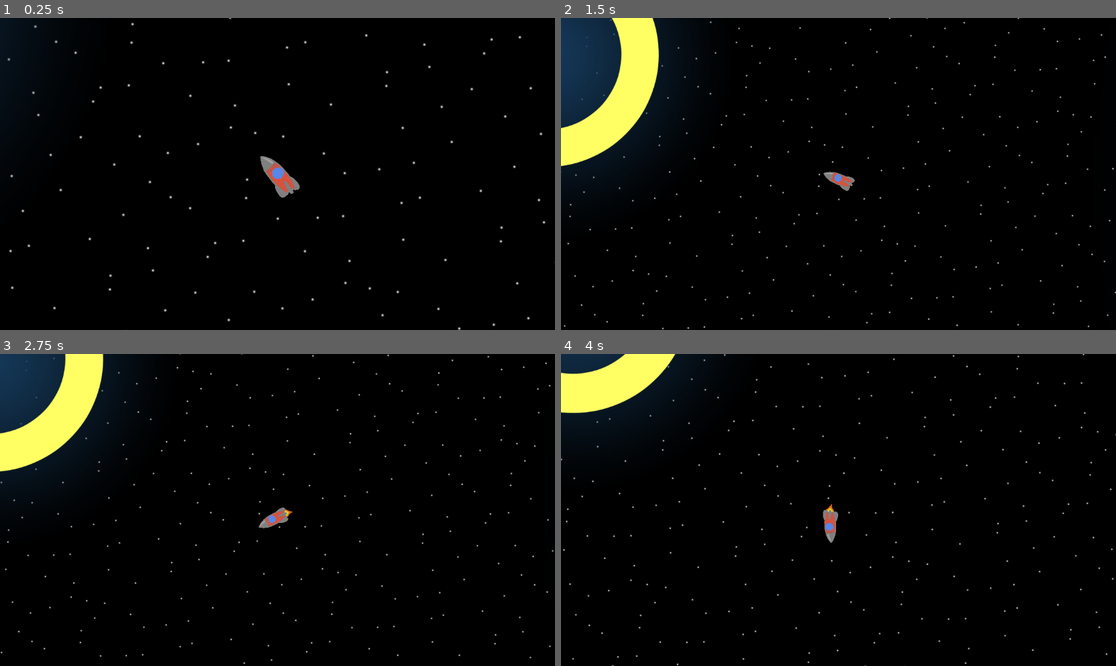
Above: before the commit, frames 1-4 (two rows, left to right).
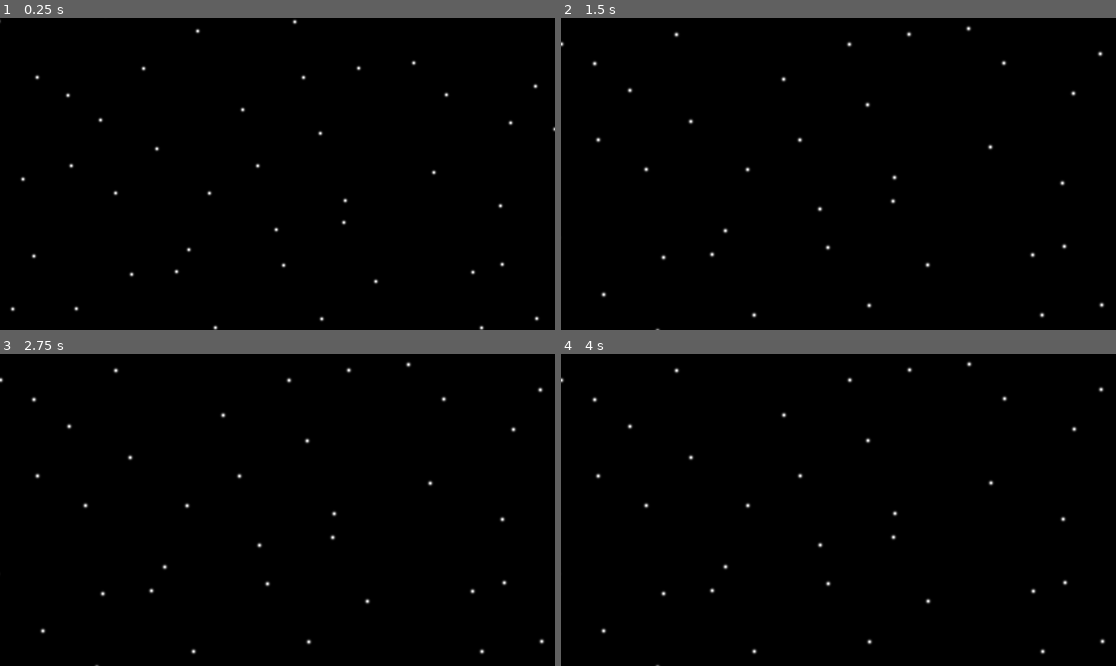
Above: after the commit, the same moments.

Repository: Casinii-it/empty-horizons
Game: Godot game, scene res://scenes/main.tscn
The game is run twice, just before and just after one commit, with the same random seed, the same clock (stepped at 60 frames per second) and the same inputs.
Inputs:
- Up to frame 1 (0.25 s): no input
- Up to frame 2 (1.5 s): tap A (a) at 0.6 s; tap D (d) at 0.8, 1.35 s
- Up to frame 3 (2.75 s): tap W (w) at 1.55 s; hold W (w) from 2.03 s (still down); tap A (a) at 2.3 s
- Up to frame 4 (4 s): release W (w) at 2.78 s; tap A (a) at 2.85 s; tap D (d) at 3.05, 3.6 s; hold W (w) from 3.53 s (still down)

The runs differ from the first frame. In frame 1, 1.9% of the frame differs, in the area x 0-100%, y 0-100%; in frame 2, 10%; in frame 3, 8.3%; in frame 4, 5.6%.

Commit message:
Deco

Diff:
--- a/godot/scenes/main.tscn
+++ b/godot/scenes/main.tscn
@@ -6,9 +6,18 @@
 [ext_resource type="Texture2D" uid="uid://xt4ni4blyows" path="res://assets/grapple ring.svg" id="4_jyhfs"]
 [ext_resource type="Texture2D" uid="uid://c7s4xfcgb27da" path="res://assets/New Project.png" id="5_tbgi4"]
 [ext_resource type="Texture2D" uid="uid://c0enckbyj0a2u" path="res://assets/atmosphere.png" id="6_tefeu"]
+[ext_resource type="Texture2D" uid="uid://bfqfoasdp6vp5" path="res://assets/the_glorch/planet_glorch.png" id="6_tipki"]
+[ext_resource type="AudioStream" uid="uid://df2or0t4jciqt" path="res://assets/the_glorch/glorch_music.mp3" id="7_85g3d"]
+[ext_resource type="Texture2D" uid="uid://c8rutc4htqnyy" path="res://assets/the_glorch/glorch_house.png" id="7_a8y0u"]
 [ext_resource type="Script" uid="uid://6qtttka6omse" path="res://scripts/intro.gd" id="7_o6xl0"]
+[ext_resource type="Texture2D" uid="uid://ccyo2mbu3ng3p" path="res://assets/the_glorch/glorch_monitor.png" id="8_jkv2x"]
+[ext_resource type="Texture2D" uid="uid://8m2fvmgia6or" path="res://assets/the_glorch/glorch_pc.png" id="10_jbj1t"]
+[ext_resource type="Texture2D" uid="uid://csod1uluy3act" path="res://assets/the_glorch/glorch_tree.png" id="11_muem4"]
+[ext_resource type="Texture2D" uid="uid://bfa0mhobr348b" path="res://assets/the_glorch/glorch_motherboard.png" id="14_dp3eg"]
 
 [sub_resource type="CircleShape2D" id="CircleShape2D_o5qli"]
+
+[sub_resource type="RectangleShape2D" id="RectangleShape2D_0ld40"]
 
 [node name="Node" type="Node"]
 
@@ -28,57 +37,102 @@
 
 [node name="Planets" type="Node" parent="."]
 
-[node name="StaticBody2D" type="StaticBody2D" parent="Planets"]
-position = Vector2(3715, 2822.9998)
+[node name="Small" type="StaticBody2D" parent="Planets"]
+position = Vector2(3714.9998, 2823)
 scale = Vector2(7, 7)
 script = ExtResource("2_0wfyh")
 
-[node name="CollisionShape2D" type="CollisionShape2D" parent="Planets/StaticBody2D"]
-scale = Vector2(30.219269, 30.219269)
+[node name="CollisionShape2D" type="CollisionShape2D" parent="Planets/Small"]
+scale = Vector2(29.312, 29.312)
 shape = SubResource("CircleShape2D_o5qli")
 
-[node name="Sprite2D2" type="Sprite2D" parent="Planets/StaticBody2D"]
+[node name="Sprite2D2" type="Sprite2D" parent="Planets/Small"]
 rotation = -3.1415925
 scale = Vector2(0.254, 0.254)
 texture = ExtResource("6_tefeu")
 
-[node name="Sprite2D" type="Sprite2D" parent="Planets/StaticBody2D"]
+[node name="Sprite2D" type="Sprite2D" parent="Planets/Small"]
 texture = ExtResource("4_jyhfs")
 
-[node name="StaticBody2D2" type="StaticBody2D" parent="Planets"]
+[node name="Large" type="StaticBody2D" parent="Planets"]
 position = Vector2(-4527, 6364)
 scale = Vector2(9.898, 9.898)
 script = ExtResource("2_0wfyh")
-mass = 2e+19
+mass = 2e+30
 
-[node name="CollisionShape2D" type="CollisionShape2D" parent="Planets/StaticBody2D2"]
-scale = Vector2(30.219269, 30.219269)
+[node name="CollisionShape2D" type="CollisionShape2D" parent="Planets/Large"]
+scale = Vector2(29.312, 29.312)
 shape = SubResource("CircleShape2D_o5qli")
 
-[node name="Sprite2D2" type="Sprite2D" parent="Planets/StaticBody2D2"]
+[node name="Sprite2D2" type="Sprite2D" parent="Planets/Large"]
 rotation = 3.1415927
 scale = Vector2(0.28946722, 0.28946722)
 texture = ExtResource("6_tefeu")
 
-[node name="Sprite2D" type="Sprite2D" parent="Planets/StaticBody2D2"]
+[node name="Sprite2D" type="Sprite2D" parent="Planets/Large"]
 texture = ExtResource("4_jyhfs")
 
-[node name="StaticBody2D3" type="StaticBody2D" parent="Planets"]
-position = Vector2(-804.00006, -1227)
-scale = Vector2(1.75944, 1.75944)
+[node name="Glorch" type="StaticBody2D" parent="Planets"]
+position = Vector2(7782.998, 7622.0005)
+scale = Vector2(2, 2)
 script = ExtResource("2_0wfyh")
 
-[node name="CollisionShape2D" type="CollisionShape2D" parent="Planets/StaticBody2D3"]
-scale = Vector2(30.219269, 30.219269)
+[node name="Sprite2D" type="Sprite2D" parent="Planets/Glorch"]
+scale = Vector2(2, 2)
+texture = ExtResource("6_tipki")
+
+[node name="Sprite2D2" type="Sprite2D" parent="Planets/Glorch"]
+position = Vector2(228.00098, -922.50024)
+rotation = 0.2500998
+scale = Vector2(0.59570456, 0.59570456)
+texture = ExtResource("7_a8y0u")
+
+[node name="Sprite2D3" type="Sprite2D" parent="Planets/Glorch"]
+position = Vector2(-341.99902, -808.00024)
+rotation = -0.41707158
+scale = Vector2(0.87709403, 0.87709403)
+texture = ExtResource("8_jkv2x")
+
+[node name="CollisionShape2D" type="CollisionShape2D" parent="Planets/Glorch"]
+scale = Vector2(2, 2)
 shape = SubResource("CircleShape2D_o5qli")
 
-[node name="Sprite2D2" type="Sprite2D" parent="Planets/StaticBody2D3"]
-rotation = -3.1415925
-scale = Vector2(0.254, 0.254)
-texture = ExtResource("6_tefeu")
+[node name="AudioStreamPlayer2D" type="AudioStreamPlayer2D" parent="Planets/Glorch"]
+scale = Vector2(2, 2)
+stream = ExtResource("7_85g3d")
+pitch_scale = 1.92
+autoplay = true
+max_distance = 4000.0
 
-[node name="Sprite2D" type="Sprite2D" parent="Planets/StaticBody2D3"]
-texture = ExtResource("4_jyhfs")
+[node name="Sprite2D4" type="Sprite2D" parent="Planets/Glorch"]
+position = Vector2(-770.499, -546.50024)
+rotation = -0.9634342
+scale = Vector2(0.87709403, 0.87709403)
+texture = ExtResource("10_jbj1t")
+
+[node name="Sprite2D6" type="Sprite2D" parent="Planets/Glorch"]
+position = Vector2(-265.49902, 817.49976)
+rotation = -2.7503943
+scale = Vector2(0.87709403, 0.87709403)
+texture = ExtResource("10_jbj1t")
+
+[node name="Sprite2D7" type="Sprite2D" parent="Planets/Glorch"]
+position = Vector2(-155.99902, 890.99976)
+rotation = -2.8998413
+scale = Vector2(0.87709403, 0.87709403)
+texture = ExtResource("10_jbj1t")
+
+[node name="Sprite2D8" type="Sprite2D" parent="Planets/Glorch"]
+position = Vector2(-45.999023, 878.49976)
+rotation = -2.8998413
+scale = Vector2(0.87709403, 0.87709403)
+texture = ExtResource("10_jbj1t")
+
+[node name="Sprite2D5" type="Sprite2D" parent="Planets/Glorch"]
+position = Vector2(130.00098, -1450.5002)
+rotation = 1.7082503
+scale = Vector2(0.87709403, 0.87709403)
+texture = ExtResource("11_muem4")
 
 [node name="Player" parent="." instance=ExtResource("2_jyhfs")]
 
@@ -114,3 +168,17 @@
 autowrap_mode = 0
 
 [node name="Node" type="Node" parent="UI"]
+
+[node name="Items" type="Node" parent="."]
+
+[node name="StaticBody2D" type="StaticBody2D" parent="Items"]
+position = Vector2(7968.0005, 9218.001)
+rotation = 0.84086406
+scale = Vector2(9.907205, 9.907205)
+
+[node name="Sprite2D" type="Sprite2D" parent="Items/StaticBody2D"]
+scale = Vector2(0.08853093, 0.08853093)
+texture = ExtResource("14_dp3eg")
+
+[node name="CollisionShape2D" type="CollisionShape2D" parent="Items/StaticBody2D"]
+shape = SubResource("RectangleShape2D_0ld40")
--- a/godot/scenes/player.tscn
+++ b/godot/scenes/player.tscn
@@ -70,7 +70,7 @@
 position = Vector2(0, 13)
 scale = Vector2(0.3, 0.3)
 sprite_frames = SubResource("SpriteFrames_fjrip")
-frame_progress = 0.9404987
+frame_progress = 0.082681224
 
 [node name="CollisionPolygon2D" type="CollisionPolygon2D" parent="RigidBody2D"]
 position = Vector2(-1, 13)
--- a/godot/scripts/planet 1.gd
+++ b/godot/scripts/planet 1.gd
@@ -1,6 +1,6 @@
 extends StaticBody2D
 
-@export var mass = 10**17.
+@export var mass = 1*10**18.
 
 # Called when the node enters the scene tree for the first time.
 func _ready() -> void:
--- a/godot/scripts/story_controller.gd
+++ b/godot/scripts/story_controller.gd
@@ -20,7 +20,7 @@
 	clear_thoughts()
 	get_node("../RigidBody2D").cutscene = true
 
-	await get_tree().create_timer(25).timeout
+	await get_tree().create_timer(1).timeout
 	get_node("../RigidBody2D").cutscene = false
 
 	change_thoughts("....", 4)
Not shown, added: godot/assets/falmland/farm_tree.png.import
Not shown, changed: godot/assets/falmland/hay.png.import
Not shown, added: godot/assets/falmland/house.png.import
Not shown, added: godot/assets/falmland/shovel.png.import
Not shown, added: godot/assets/the_glorch/glorch_house.png.import
Not shown, added: godot/assets/the_glorch/glorch_keyboard.png.import
Not shown, added: godot/assets/the_glorch/glorch_monitor.png.import
Not shown, added: godot/assets/the_glorch/glorch_motherboard.png.import
Not shown, added: godot/assets/the_glorch/glorch_music.mp3.import
Not shown, added: godot/assets/the_glorch/glorch_pc.png.import
Not shown, added: godot/assets/the_glorch/glorch_tree.png.import
Not shown, added: godot/assets/the_glorch/planet_glorch.png.import
(and 1 more such lines)
